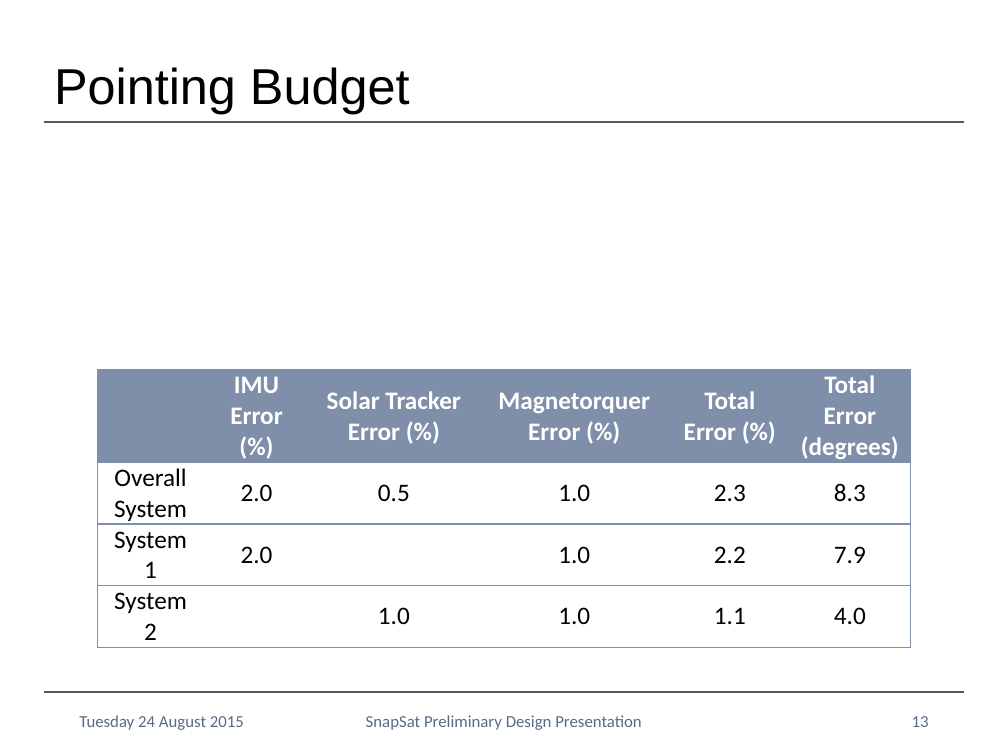
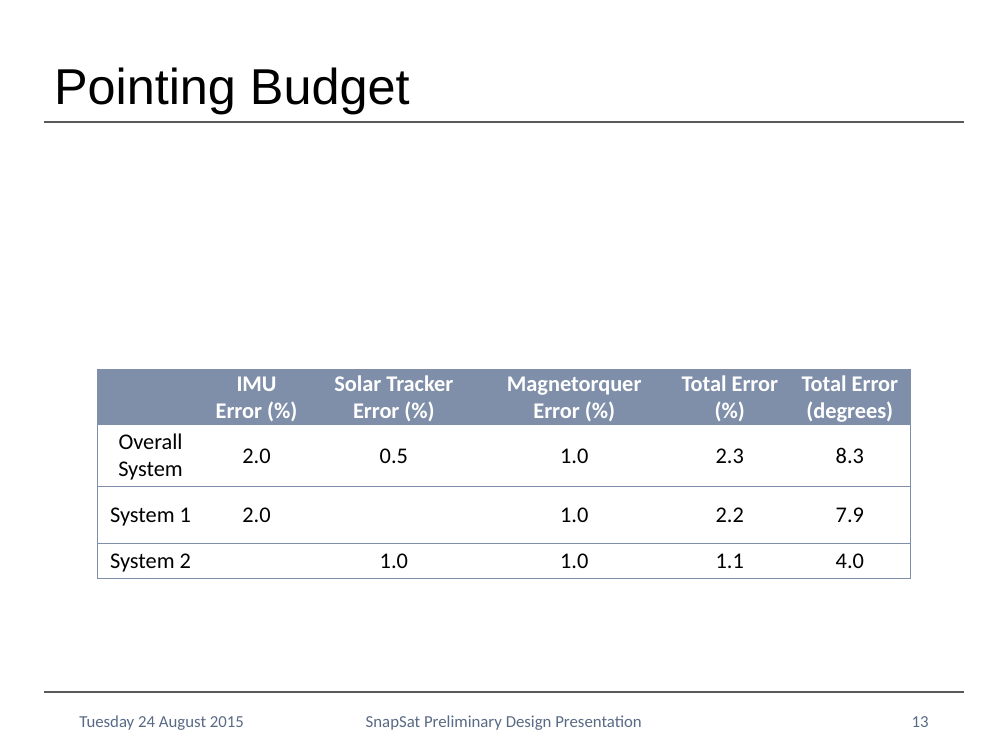
Before and after one commit to NikitaSardesai/AERO3760-Space-Engineering-2, a slide deck: slide 13 of Presentation/SnapSat PDR Presentation.pptx. Drawn at 1008x756 pixels with LibreOffice and Linux fonts; fonts in the diff are those of the drawing; grey boxes stand for pictures; background and template pictures are left out. Boxes give left, top, right and bottom in pixels: in the first picture for what was removed or moved away, otherwise in the second. Text is boxed around its words. In the diff, an @@ line names an element or a change of style, - is before the commit and + after.

```diff
--- a/Presentation/SnapSat PDR Presentation.pptx
+++ b/Presentation/SnapSat PDR Presentation.pptx
@@ table at <box>98,370,910,579</box> @@
@@ size 18 to 16 pt @@
```
Also in this commit, not shown: 2 other files.
